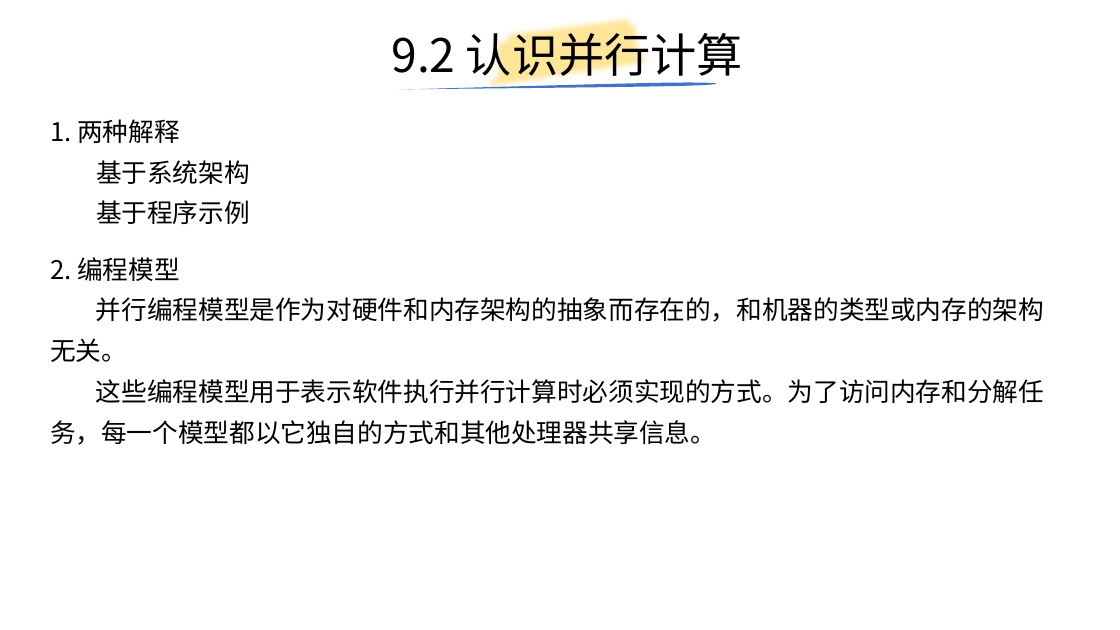
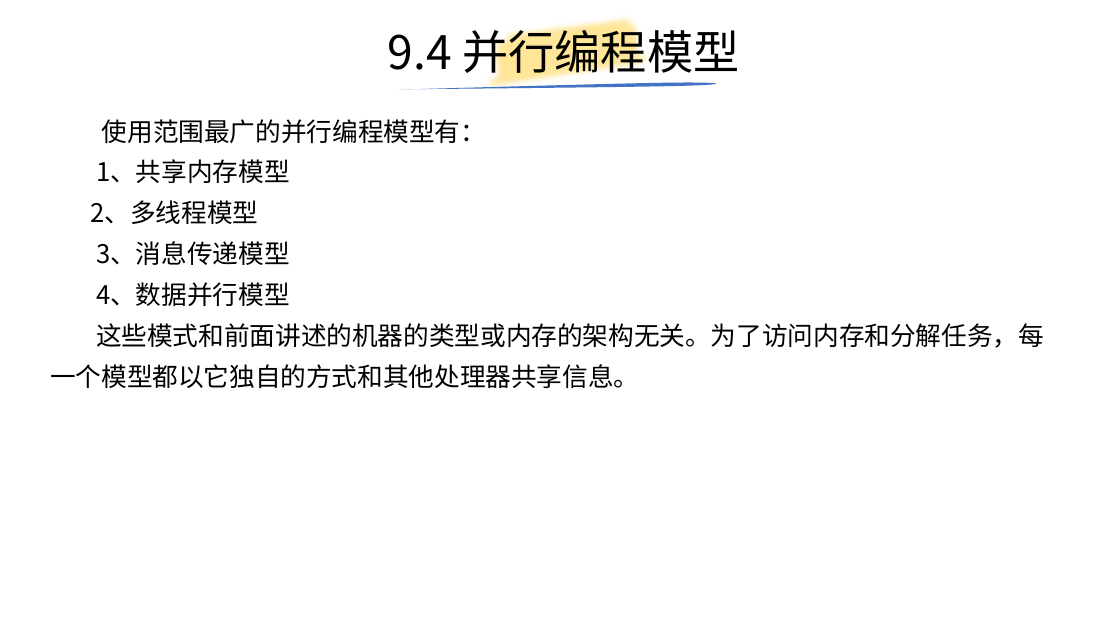
Before and after one commit to yiwenliu/CorePython, a slide deck: slide 80 of PPT/CorePython.pptx (slide 78 before the commit). Drawn at 1120x630 pixels with LibreOffice and Linux fonts; fonts in the diff are those of the drawing. Boxes give left, top, right and bottom in pixels: in the first picture for what was removed or moved away, otherwise in the second. Text is boxed around its words. In the diff, an @@ line names an element or a change of style, - is before the commit and + after.

```diff
--- a/PPT/CorePython.pptx
+++ b/PPT/CorePython.pptx
@@ title at bbox=[388, 22, 739, 81]: text changed @@
-9.2 认识并行计算
+9.4 并行编程模型
@@ text at bbox=[50, 119, 1044, 388]: text changed @@
-2. 编程模型
-并行编程模型是作为对硬件和内存架构的抽象而存在的，和机器的类型或内存的架构无关。
-这些编程模型用于表示软件执行并行计算时必须实现的方式。为了访问内存和分解任务，每一个模型都以它独自的方式和其他处理器共享信息。
+使用范围最广的并行编程模型有：
+1、共享内存模型
+2、多线程模型
+3、消息传递模型
+4、数据并行模型
+这些模式和前面讲述的机器的类型或内存的架构无关。为了访问内存和分解任务，每一个模型都以它独自的方式和其他处理器共享信息。
@@ text removed at bbox=[50, 119, 250, 224] @@
-1. 两种解释
-基于系统架构
-基于程序示例
```
Also in this commit, not shown: 3 other slides changed, 11 slides added, 1 other file.
